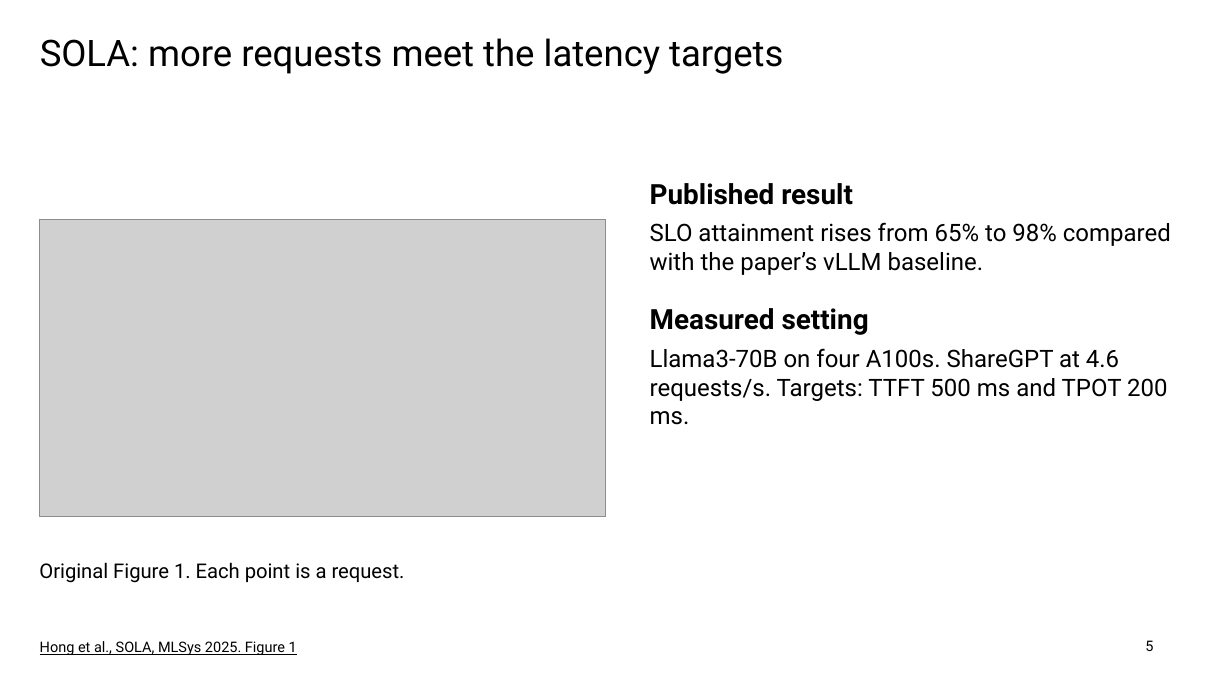
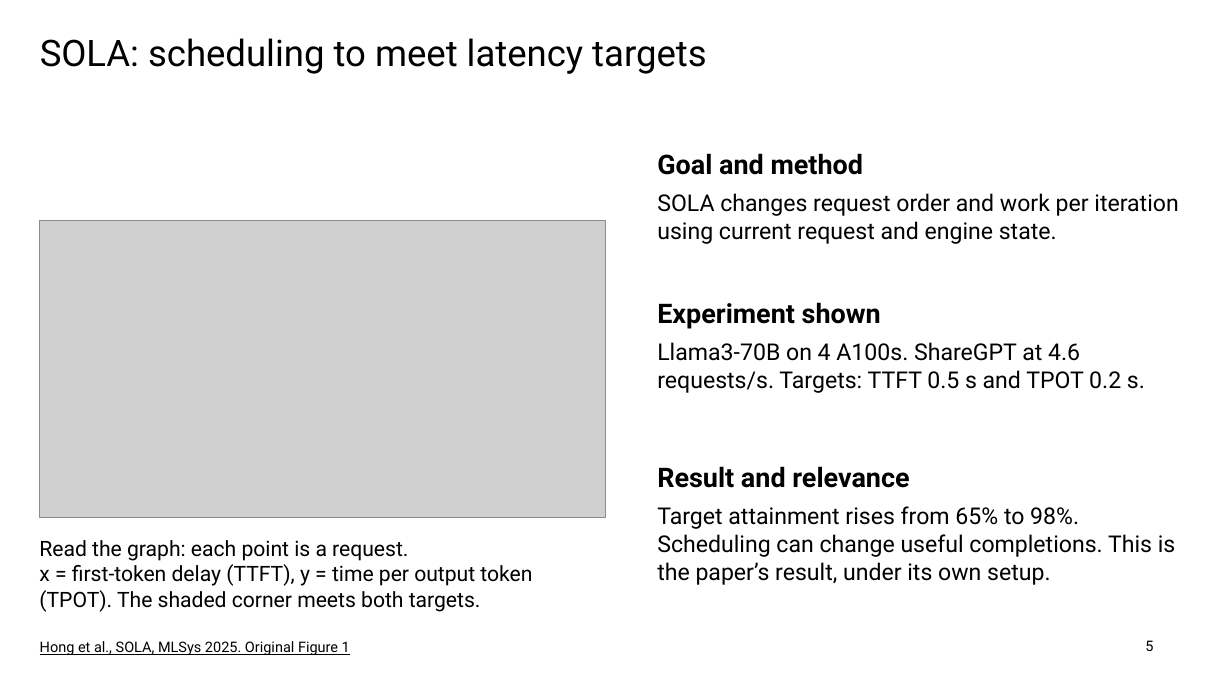
Before and after one commit to nileshsarkar-ai/Inference-Optimization, a slide deck: slide 5 of Inference_Optimization_Final.pptx. Drawn at 1232x693 pixels with LibreOffice and Linux fonts; fonts in the diff are those of the drawing; grey boxes stand for pictures. Boxes give left, top, right and bottom in pixels: in the first picture for what was removed or moved away, otherwise in the second. Text is boxed around its words. In the diff, an @@ line names an element or a change of style, - is before the commit and + after.

```diff
--- a/Inference_Optimization_Final.pptx
+++ b/Inference_Optimization_Final.pptx
@@ title at [40,38,706,74]: text changed @@
-SOLA: more requests meet the latency targets
+SOLA: scheduling to meet latency targets
@@ text added at [657,153,863,175], 21 pt, text #000000, bold @@
+Goal and method
@@ text added at [657,193,1178,244], 18 pt, text #000000 @@
+SOLA changes request order and work per iteration using current request and engine state.
@@ text added at [657,302,881,329], 21 pt, text #000000, bold @@
+Experiment shown
@@ text at [657,342,1145,393]: text changed; size 18.8 to 18 pt @@
-Published result
-SLO attainment rises from 65% to 98% compared with the paper’s vLLM baseline.
-Measured setting
-Llama3-70B on four A100s. ShareGPT at 4.6 requests/s. Targets: TTFT 500 ms and TPOT 200 ms.
+Llama3-70B on 4 A100s. ShareGPT at 4.6 requests/s. Targets: TTFT 0.5 s and TPOT 0.2 s.
@@ text added at [657,466,909,488], 21 pt, text #000000, bold @@
+Result and relevance
@@ text added at [657,506,1176,585], 18 pt, text #000000 @@
+Target attainment rises from 65% to 98%. Scheduling can change useful completions. This is the paper’s result, under its own setup.
@@ text at [39,540,532,612]: text changed; size 15.8 to 16.5 pt @@
-Original Figure 1. Each point is a request.
+Read the graph: each point is a request.
+x = first-token delay (TTFT), y = time per output token (TPOT). The shaded corner meets both targets.
@@ text at [40,641,350,655]: text changed @@
-Hong et al., SOLA, MLSys 2025. Figure 1
+Hong et al., SOLA, MLSys 2025. Original Figure 1
```
Also in this commit, not shown: 7 other slides changed, 10 slides added, 7 slides removed, 18 other files.
